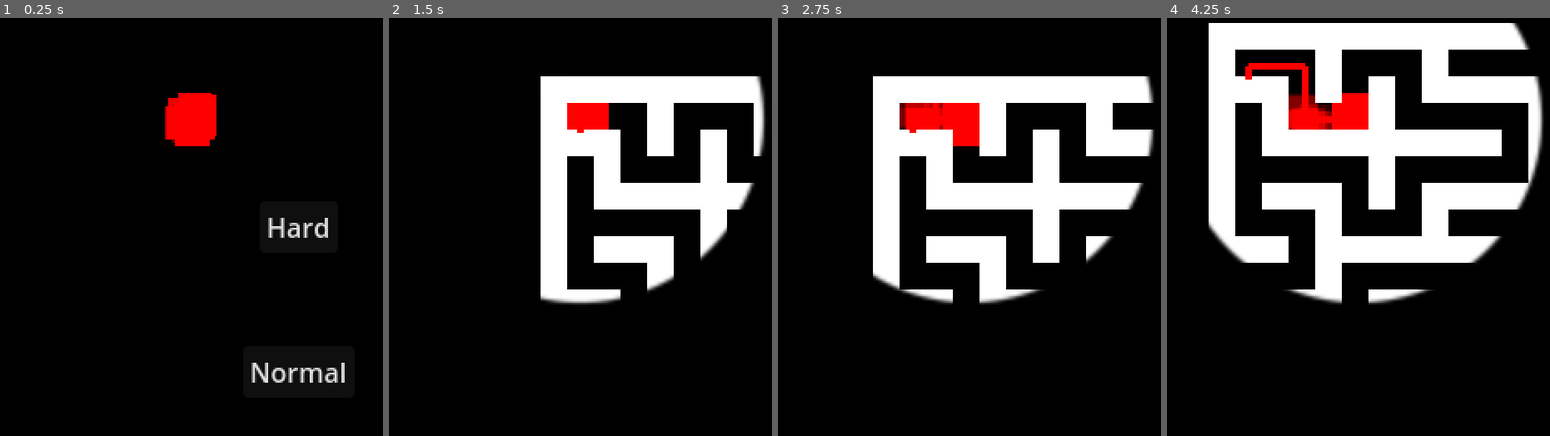
Above: before the commit, frames 1-4 (left to right).
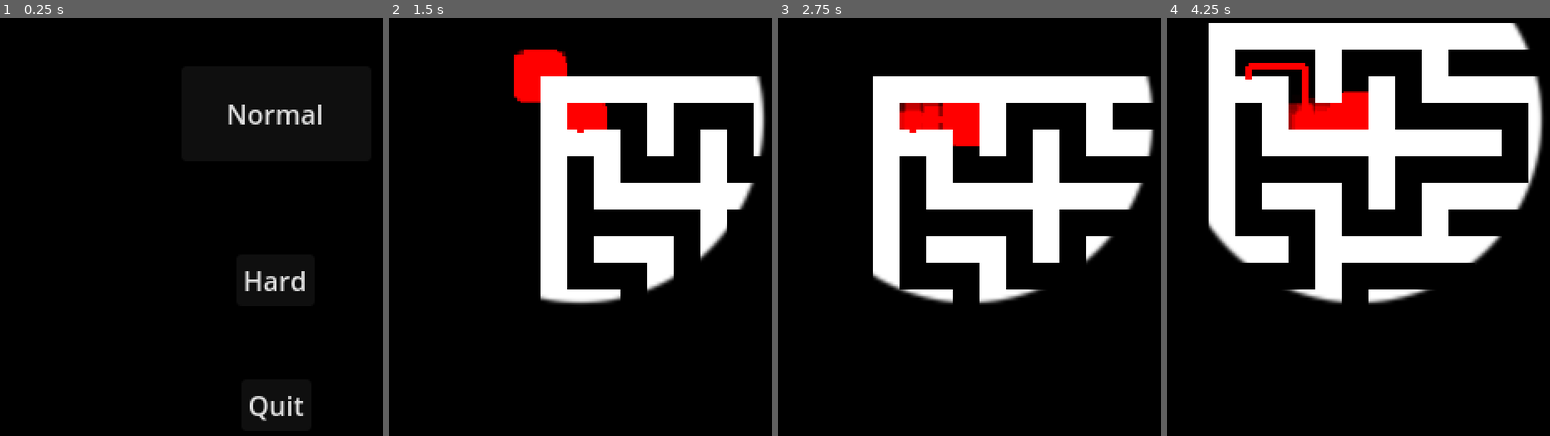
Above: after the commit, the same moments.

Repository: Cjiminez2/GameDesign
Game: Godot game, scene res://title_screen.tscn
Two runs of this game, one before a commit and one after it. Both use one fixed random seed, a clock stepped at 60 frames per second and the inputs below. Before the commit the project starts from res://map.tscn.
Inputs (mouse positions are in pixels of both pictures, inside the frame that each line leads up to):
- Up to frame 1 (0.25 s): no input
- Up to frame 2 (1.5 s): click "Hard" at 0.5 s; click (687, 227) at 1.25 s, where only the run after the commit has a clickable "Hard"
- Up to frame 3 (2.75 s): hold Right (ui_right) from 2.03 s (still down)
- Up to frame 4 (4.25 s): release Right (ui_right) at 2.78 s; hold Down (ui_down) 2.78-3.53 s; hold Right (ui_right) from 3.53 s (still down)

The runs differ from the first frame. In frame 1, 3.9% of the frame differs, in the area x 43-90%, y 17-97%; in frame 2, 1.3%; in frame 3, 0.2%; in frame 4, 0.5%.

Commit message:
Modified movement for future jank multiplayer

Diff:
--- a/mazerunner/map.gd
+++ b/mazerunner/map.gd
@@ -31,6 +31,7 @@
 
 #Maze generation for NORMAL
 func _new_normal() -> void:
+	maze_grid.collision_enabled = false
 	_base_maze()
 	_setup_maze(1.0)
 	goal.position = Vector2(375, 420)
@@ -114,5 +115,4 @@
 	pass
 
 func _on_goal_body_entered(_body: Node2D) -> void:
-	$HUD/Normal.show()
-	$HUD/Hard.show()
+	get_tree().change_scene_to_file("res://title_screen.tscn")
--- a/mazerunner/map.tscn
+++ b/mazerunner/map.tscn
@@ -52,6 +52,7 @@
 tile_set = SubResource("TileSet_urblq")
 
 [node name="PlayerSquare" parent="." instance=ExtResource("2_wijl4")]
+id = 1
 
 [node name="PlayerView" type="Camera2D" parent="PlayerSquare"]
 position = Vector2(32, 32)
--- a/mazerunner/player_square.gd
+++ b/mazerunner/player_square.gd
@@ -1,10 +1,15 @@
 extends CharacterBody2D
 @export_range(0, 1000) var speed := 60
-
+@export var id: int = 0
 func _physics_process(_delta: float) -> void:
 	get_player_input()
 	move_and_slide()
 
 func get_player_input() -> void:
-	var vector := Input.get_vector("ui_left", "ui_right", "ui_up", "ui_down")
+	var vector := Input.get_vector(
+		"left_%s" % id,
+		"right_%s" % id,
+		"up_%s" % id,
+		"down_%s" % id
+		)
 	velocity = vector * speed
--- a/mazerunner/project.godot
+++ b/mazerunner/project.godot
@@ -11,7 +11,7 @@
 [application]
 
 config/name="MazeRunner"
-run/main_scene="uid://02bu8ramsuor"
+run/main_scene="uid://duicwtrxwx72p"
 config/features=PackedStringArray("4.4", "Forward Plus")
 config/icon="res://icon.svg"
 
@@ -27,6 +27,49 @@
 
 project/assembly_name="MazeRunner"
 
+[input]
+
+right_1={
+"deadzone": 0.2,
+"events": [Object(InputEventKey,"resource_local_to_scene":false,"resource_name":"","device":-1,"window_id":0,"alt_pressed":false,"shift_pressed":false,"ctrl_pressed":false,"meta_pressed":false,"pressed":false,"keycode":0,"physical_keycode":4194321,"key_label":0,"unicode":0,"location":0,"echo":false,"script":null)
+]
+}
+left_1={
+"deadzone": 0.2,
+"events": [Object(InputEventKey,"resource_local_to_scene":false,"resource_name":"","device":-1,"window_id":0,"alt_pressed":false,"shift_pressed":false,"ctrl_pressed":false,"meta_pressed":false,"pressed":false,"keycode":0,"physical_keycode":4194319,"key_label":0,"unicode":0,"location":0,"echo":false,"script":null)
+]
+}
+down_1={
+"deadzone": 0.2,
+"events": [Object(InputEventKey,"resource_local_to_scene":false,"resource_name":"","device":-1,"window_id":0,"alt_pressed":false,"shift_pressed":false,"ctrl_pressed":false,"meta_pressed":false,"pressed":false,"keycode":0,"physical_keycode":4194322,"key_label":0,"unicode":0,"location":0,"echo":false,"script":null)
+]
+}
+up_1={
+"deadzone": 0.2,
+"events": [Object(InputEventKey,"resource_local_to_scene":false,"resource_name":"","device":-1,"window_id":0,"alt_pressed":false,"shift_pressed":false,"ctrl_pressed":false,"meta_pressed":false,"pressed":false,"keycode":0,"physical_keycode":4194320,"key_label":0,"unicode":0,"location":0,"echo":false,"script":null)
+]
+}
+right_2={
+"deadzone": 0.2,
+"events": [Object(InputEventKey,"resource_local_to_scene":false,"resource_name":"","device":-1,"window_id":0,"alt_pressed":false,"shift_pressed":false,"ctrl_pressed":false,"meta_pressed":false,"pressed":false,"keycode":0,"physical_keycode":68,"key_label":0,"unicode":100,"location":0,"echo":false,"script":null)
+]
+}
+left_2={
+"deadzone": 0.2,
+"events": [Object(InputEventKey,"resource_local_to_scene":false,"resource_name":"","device":-1,"window_id":0,"alt_pressed":false,"shift_pressed":false,"ctrl_pressed":false,"meta_pressed":false,"pressed":false,"keycode":0,"physical_keycode":65,"key_label":0,"unicode":97,"location":0,"echo":false,"script":null)
+]
+}
+up_2={
+"deadzone": 0.2,
+"events": [Object(InputEventKey,"resource_local_to_scene":false,"resource_name":"","device":-1,"window_id":0,"alt_pressed":false,"shift_pressed":false,"ctrl_pressed":false,"meta_pressed":false,"pressed":false,"keycode":0,"physical_keycode":87,"key_label":0,"unicode":119,"location":0,"echo":false,"script":null)
+]
+}
+down_2={
+"deadzone": 0.2,
+"events": [Object(InputEventKey,"resource_local_to_scene":false,"resource_name":"","device":-1,"window_id":0,"alt_pressed":false,"shift_pressed":false,"ctrl_pressed":false,"meta_pressed":false,"pressed":false,"keycode":0,"physical_keycode":83,"key_label":0,"unicode":115,"location":0,"echo":false,"script":null)
+]
+}
+
 [rendering]
 
 environment/defaults/default_clear_color=Color(0, 0, 0, 1)
--- /dev/null
+++ b/mazerunner/title_screen.gd
@@ -0,0 +1,10 @@
+extends Control
+
+func _on_normal_pressed() -> void:
+	get_tree().change_scene_to_file("res://map.tscn")
+
+func _on_hard_pressed() -> void:
+	get_tree().change_scene_to_file("res://map.tscn")
+
+func _on_quit_pressed() -> void:
+	get_tree().quit()
--- /dev/null
+++ b/mazerunner/title_screen.tscn
@@ -0,0 +1,41 @@
+[gd_scene load_steps=2 format=3 uid="uid://duicwtrxwx72p"]
+
+[ext_resource type="Script" uid="uid://dn4n8dyywsb86" path="res://title_screen.gd" id="1_v6p8y"]
+
+[node name="TitleScreen" type="Control"]
+layout_mode = 3
+anchors_preset = 15
+anchor_right = 1.0
+anchor_bottom = 1.0
+grow_horizontal = 2
+grow_vertical = 2
+script = ExtResource("1_v6p8y")
+
+[node name="Normal" type="Button" parent="."]
+layout_mode = 0
+offset_left = 130.0
+offset_top = 104.0
+offset_right = 244.0
+offset_bottom = 161.0
+text = "Normal"
+
+[node name="Hard" type="Button" parent="."]
+layout_mode = 0
+offset_left = 163.0
+offset_top = 217.0
+offset_right = 210.0
+offset_bottom = 248.0
+text = "Hard
+"
+
+[node name="Quit" type="Button" parent="."]
+layout_mode = 0
+offset_left = 166.0
+offset_top = 292.0
+offset_right = 208.0
+offset_bottom = 323.0
+text = "Quit"
+
+[connection signal="pressed" from="Normal" to="." method="_on_normal_pressed"]
+[connection signal="pressed" from="Hard" to="." method="_on_hard_pressed"]
+[connection signal="pressed" from="Quit" to="." method="_on_quit_pressed"]
Not shown, added: mazerunner/title_screen.gd.uid
